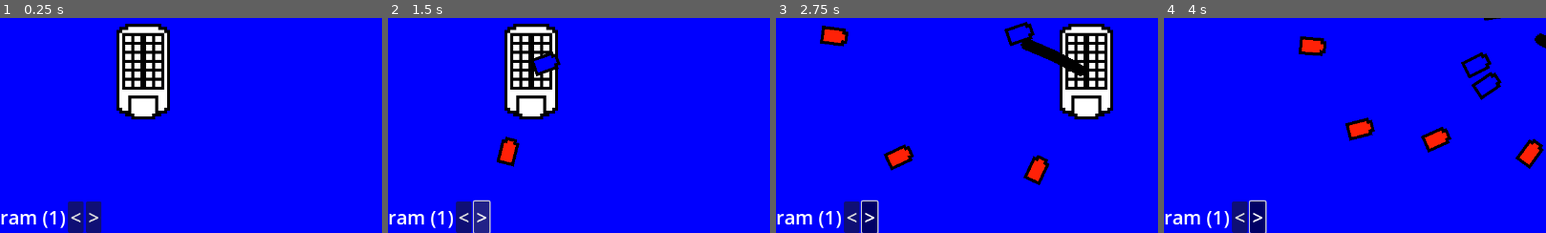
Above: before the commit, frames 1-4 (left to right).
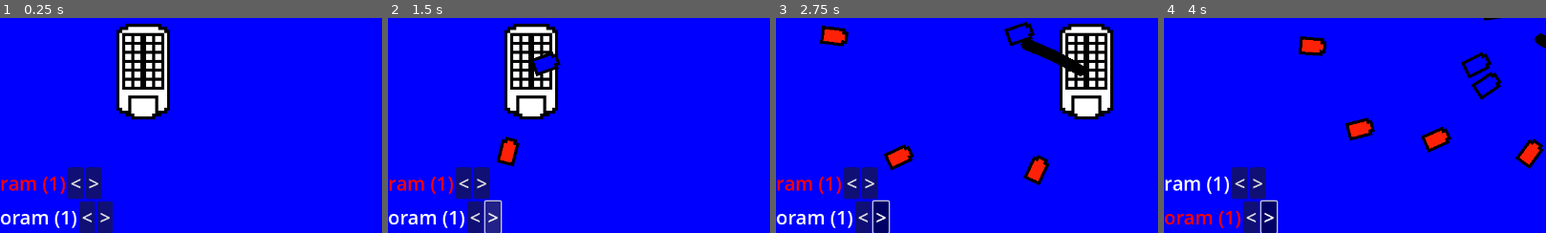
Above: after the commit, the same moments.

Repository: JoeyShapiro/ContainerCaptain
Game: Godot game, scene res://main.tscn
The game is run twice, just before and just after one commit, with the same random seed, the same clock (stepped at 60 frames per second) and the same inputs.
Inputs:
- Up to frame 1 (0.25 s): no input
- Up to frame 2 (1.5 s): click "<" at 0.5 s; click ">" at 1.25 s
- Up to frame 3 (2.75 s): hold D (move_right) from 2.03 s (still down); hold Space (shoot) from 2.03 s (still down)
- Up to frame 4 (4 s): release D (move_right) at 2.78 s; release Space (shoot) at 2.78 s; hold Down (menu_down) 2.78-3.53 s; tap Space (shoot) at 2.85 s; hold D (move_right) from 3.53 s (still down); hold Space (shoot) from 3.53 s (still down)
The pictures show only the part of the screen within x 0-50%, y 50-100%; the shares and areas given below are measured in that part.

The runs differ from the first frame. In frame 1, 3.6% of the frame differs, in the area x 0-30%, y 69-100%; in frame 2, 3.7%; in frame 3, 3.7%; in frame 4, 3.8%.
Error before the commit: Invalid access of index '0' on a base object of type: 'Array[Node]'. (res://main.gd:82)
Error after the commit: Invalid access of index '0' on a base object of type: 'Array[Node]'. (res://main.gd:87)

Commit message:
ui scale buttons

Diff:
--- a/ScaleContext.gd
+++ b/ScaleContext.gd
@@ -3,9 +3,12 @@
 # could give this a packed scene, but this is fine for now
 # doesnt need the scene, and cant really use it
 @export var drone : Dictionary
+var selected
+var color_default
 
 # Called when the node enters the scene tree for the first time.
 func _ready():
+	color_default = $LabelInfo.get_theme_color("font_color")
 	$LabelInfo.text = drone.type + ' (' + str(drone.rent) + ')'
 
 # Called every frame. 'delta' is the elapsed time since the previous frame.
@@ -18,3 +21,10 @@
 
 func _on_scale_up_pressed():
 	get_node('../../').on_scale_up(drone)
+
+func toggle():
+	selected = not selected
+	var color = color_default
+	if selected:
+		color = Color(1, 0, 0)
+	$LabelInfo.set("theme_override_colors/font_color", color)
--- a/hud.gd
+++ b/hud.gd
@@ -6,6 +6,7 @@
 # this is fine for now, but should be dynamic from main
 # can still use it here
 @export var drone_options : Array[Dictionary]
+var selected_option
 
 # seems best most pratical way
 # menu items call parent with item
@@ -20,12 +21,32 @@
 
 # Called when the node enters the scene tree for the first time.
 func _ready():
-	pass
+	selected_option = 0
 
 # Called every frame. 'delta' is the elapsed time since the previous frame.
 func _process(delta):
-	if Input.is_action_pressed("menu_up"):
-		pass
+	if Input.is_action_just_pressed("menu_up"):
+		$Units.get_child(selected_option).toggle()
+		selected_option -= 1
+		if selected_option > len(drone_options)-1:
+			selected_option = 0
+		if selected_option < 0:
+			selected_option = len(drone_options)-1
+		$Units.get_child(selected_option).toggle()
+	if Input.is_action_just_pressed("menu_down"):
+		$Units.get_child(selected_option).toggle()
+		selected_option += 1
+		# TODO might be euclid or something
+		# just need to work it out
+		if selected_option > len(drone_options)-1:
+			selected_option = 0
+		if selected_option < 0:
+			selected_option = len(drone_options)-1
+		$Units.get_child(selected_option).toggle()
+	if Input.is_action_just_pressed("menu_scale_down"):
+		$Units.get_child(selected_option)._on_scale_down_pressed()
+	if Input.is_action_just_pressed("menu_scale_up"):
+		$Units.get_child(selected_option)._on_scale_up_pressed()
 
 func display_stats(health, gold, resources):
 	$Stats/LabelHealth.text = '🛟: ' + str(health)
@@ -38,7 +59,9 @@
 		var scale_context = scale_context_scene.instantiate()
 		scale_context.drone = drone_option
 		$Units.add_child(scale_context)
-	print($Units.get_child_count())
+
+	selected_option = 0
+	$Units.get_child(selected_option).toggle()
 
 func on_scale_down(drone_option):
 	scale_down.emit(drone_option)
--- a/main.gd
+++ b/main.gd
@@ -9,6 +9,11 @@
 func _ready():
 	drone_options.append({
 		'type': 'ram',
+		'rent': 1,
+		'scene': 'res://droneRam.tscn'
+	})
+	drone_options.append({
+		'type': 'oram',
 		'rent': 1,
 		'scene': 'res://droneRam.tscn'
 	})
